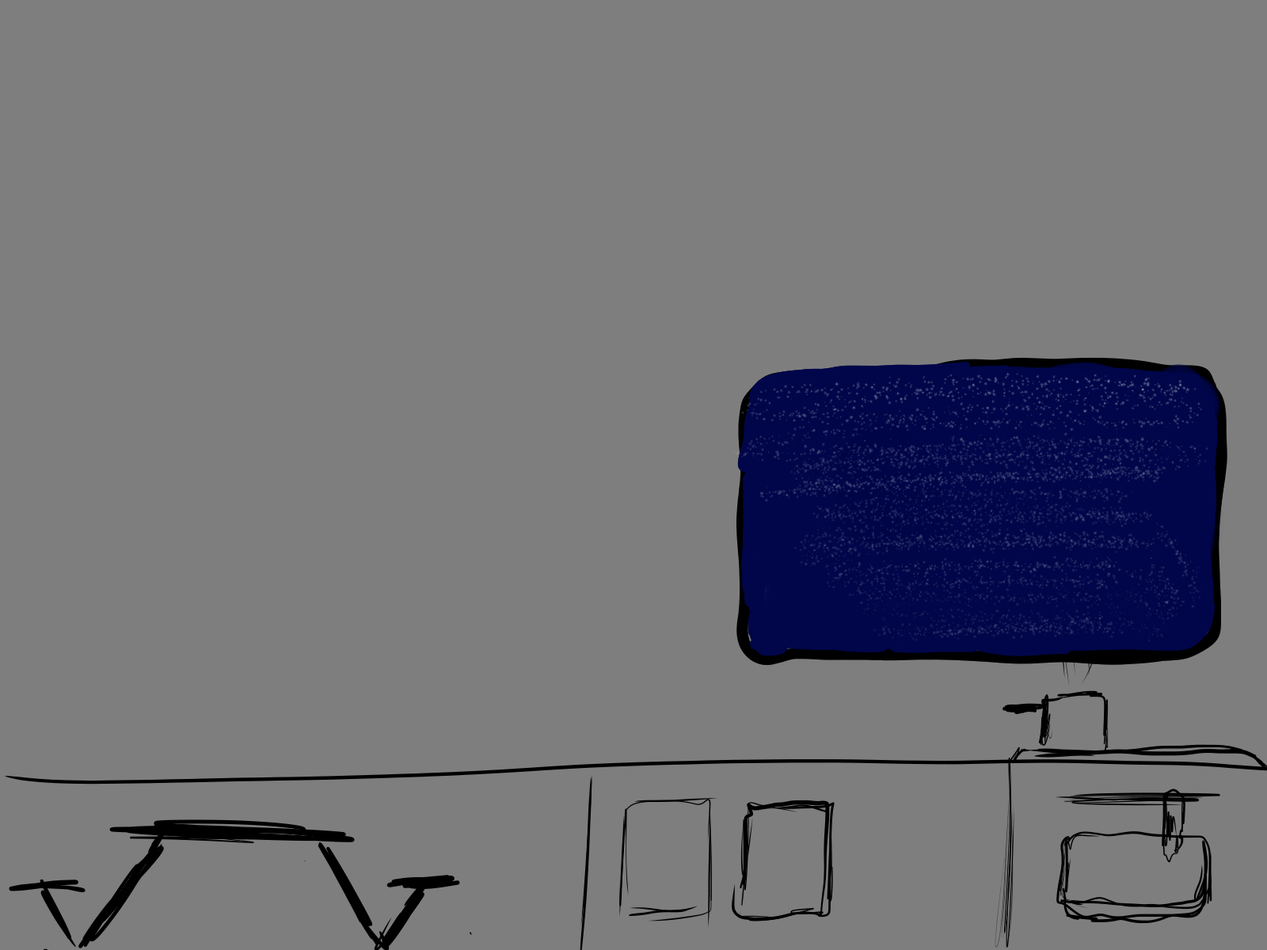
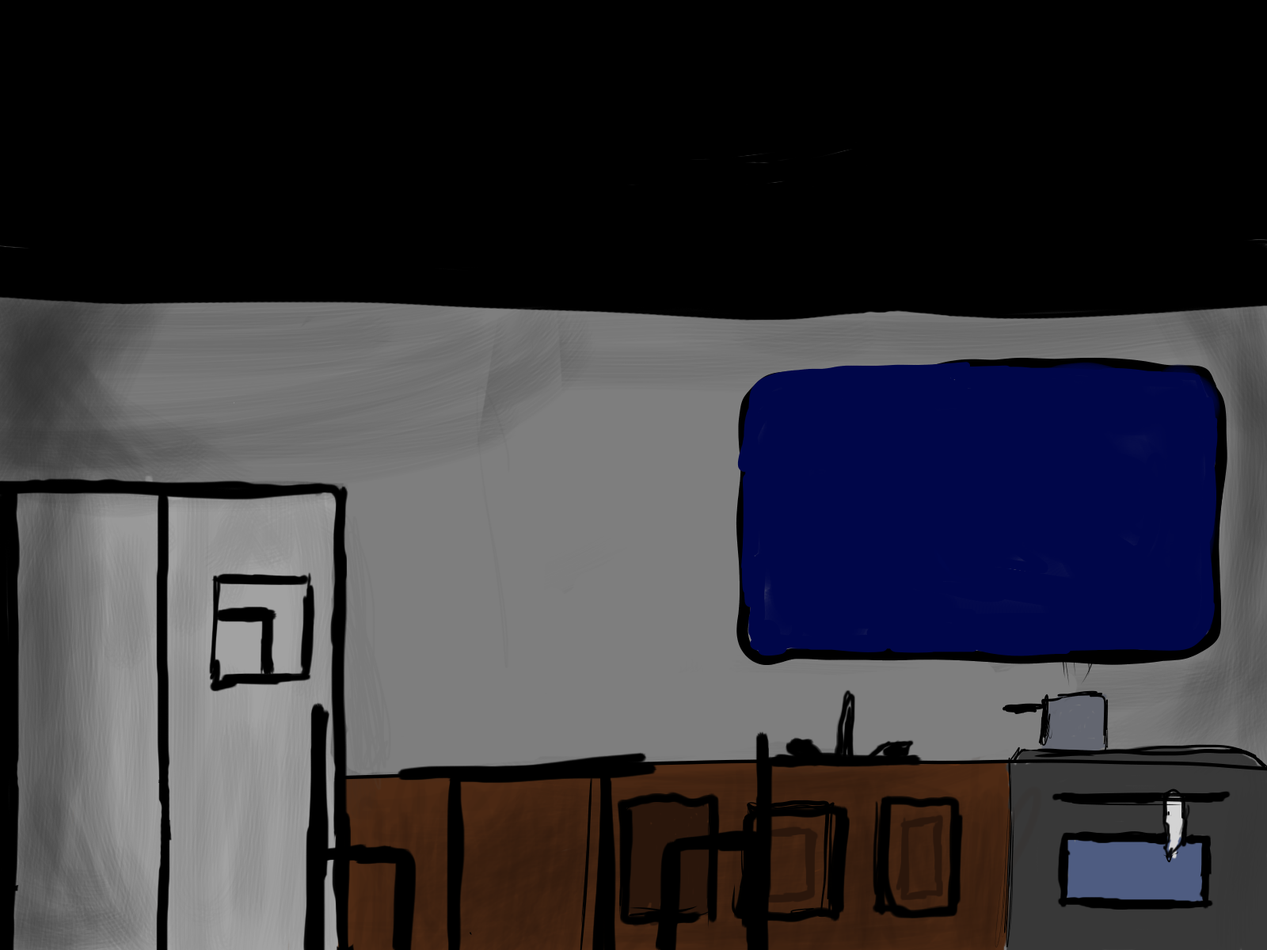
The second 1267 × 950 image is a revision of the first. Changes to its layers:
added layer "Layer 1" above "Layer3" over left=0, top=0, right=1267, bottom=343
hid "Layer3" (1st of 2) over left=732, top=361, right=1224, bottom=657
painted on "Layer2" over left=0, top=478, right=1232, bottom=950
added layer "Layer 3" above "Layer 2" over left=0, top=137, right=1267, bottom=950
added layer "Layer 2" above "Layer1" over left=0, top=384, right=1267, bottom=950
